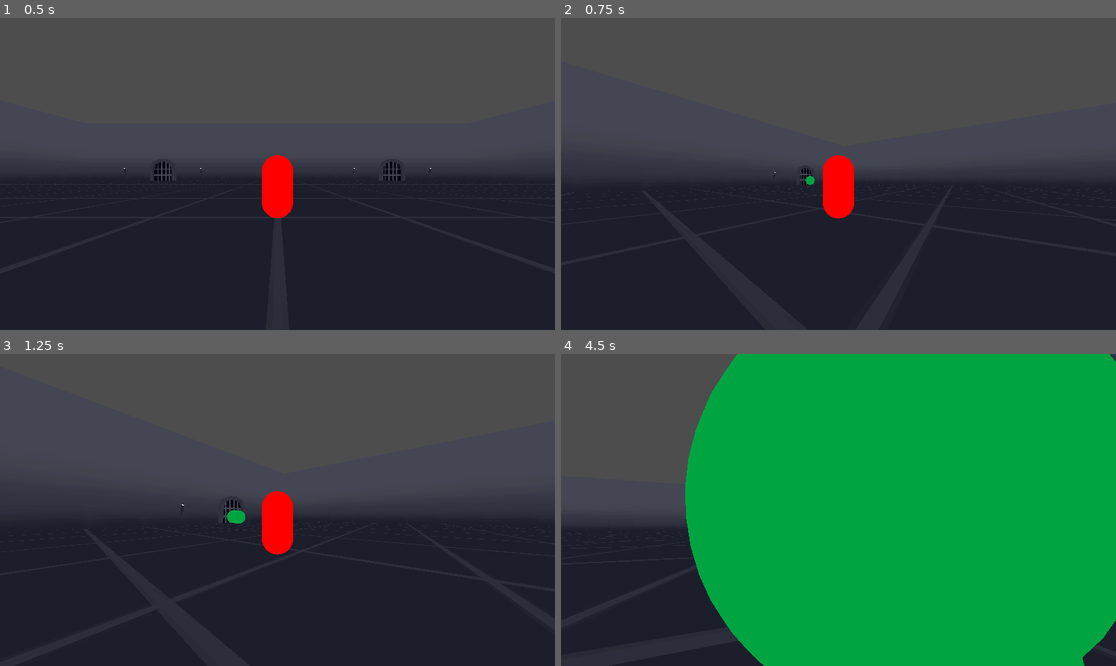
Above: before the commit, frames 1-4 (two rows, left to right).
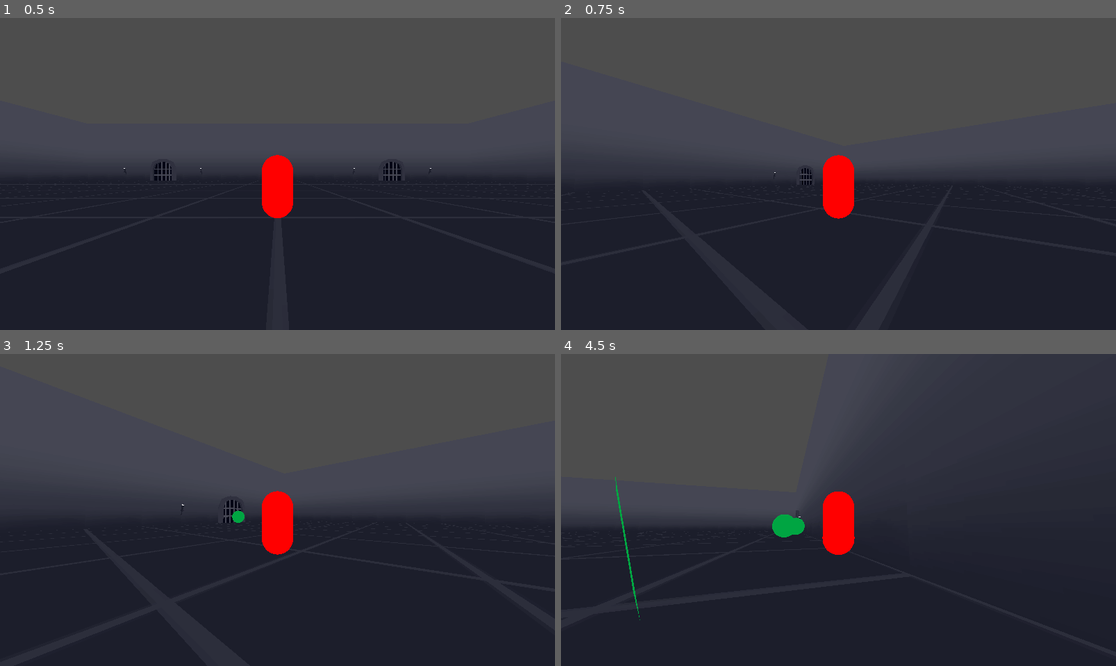
Above: after the commit, the same moments.

Repository: Weemo001/WizWaves
Game: Godot game, scene res://Scenes/World/world.tscn
The game is run twice, just before and just after one commit, with the same random seed, the same clock (stepped at 60 frames per second) and the same inputs.
Inputs (mouse positions are in pixels of both pictures, inside the frame that each line leads up to):
- Up to frame 1 (0.5 s): no input
- Up to frame 2 (0.75 s): tap Enter at 0.5 s; move the mouse to (866, 174) at 0.52 s; hold W (forward) from 0.53 s (still down); hold 1 (dev1, bound only after the commit) from 0.53 s (still down)
- Up to frame 3 (1.25 s): keep holding W (forward); keep holding 1 (dev1, bound only after the commit)
- Up to frame 4 (4.5 s): keep holding W (forward); move the mouse to (810, 510) at 1.27 s; release 1 (dev1, bound only after the commit) at 1.28 s; tap 1 (dev1, bound only after the commit) at 1.35, 2.85, 4.35 s; move the mouse to (849, 503) at 2.02 s; hold 1 (dev1, bound only after the commit) 2.03-2.78 s; move the mouse to (832, 516) at 2.77 s; move the mouse to (877, 513) at 3.52 s; hold 1 (dev1, bound only after the commit) 3.53-4.28 s; tap Space at 4.25 s; move the mouse to (794, 506) at 4.27 s

Frame 1 is identical in both runs. In frame 2, less than 0.1% of the frame differs, in the area x 44-46%, y 50-54%; in frame 3, less than 0.1%; in frame 4, 73%, in the area x 9-100%, y 0-100%.

Commit message:
Tweaked Spawners more & Fixed Slime Collision
- Spawners now can activate on command, will use this later when implementing wave system

- Slimes were not respecting each other's collision, now they are

Diff:
--- a/Scenes/Enemies/Slime.tscn
+++ b/Scenes/Enemies/Slime.tscn
@@ -16,6 +16,7 @@
 
 [node name="Slime" type="CharacterBody3D"]
 collision_layer = 2
+collision_mask = 3
 script = ExtResource("1_h01s2")
 
 [node name="CollisionShape3D" type="CollisionShape3D" parent="."]
--- a/Scenes/World/world.tscn
+++ b/Scenes/World/world.tscn
@@ -61,32 +61,32 @@
 }
 metadata/_editor_floor_ = Vector3(0, 0, 0)
 
-[node name="Player2" type="Node" parent="."]
+[node name="Player" type="Node" parent="."]
 
-[node name="Player" parent="Player2" instance=ExtResource("4_aww4n")]
+[node name="Player" parent="Player" instance=ExtResource("4_aww4n")]
 
 [node name="Spawners" type="Node" parent="."]
 
-[node name="EnemySpawner" parent="." instance=ExtResource("5_yb11b")]
+[node name="EnemySpawner" parent="Spawners" instance=ExtResource("5_yb11b")]
 transform = Transform3D(1, 0, 0, 0, 1, 0, 0, 0, 1, -12, 0, -13.4)
 enemy_scene = ExtResource("6_tvwl2")
-target = NodePath("../Player2/Player")
+target = NodePath("../../Player/Player")
 spawn_interval = 0.5
 
-[node name="EnemySpawner2" parent="." instance=ExtResource("5_yb11b")]
+[node name="EnemySpawner2" parent="Spawners" instance=ExtResource("5_yb11b")]
 transform = Transform3D(1, 0, 0, 0, 1, 0, 0, 0, 1, 12, 0, -13.4)
 enemy_scene = ExtResource("6_tvwl2")
-target = NodePath("../Player2/Player")
+target = NodePath("../../Player/Player")
 spawn_interval = 0.5
 
-[node name="EnemySpawner3" parent="." instance=ExtResource("5_yb11b")]
+[node name="EnemySpawner3" parent="Spawners" instance=ExtResource("5_yb11b")]
 transform = Transform3D(1, 0, 0, 0, 1, 0, 0, 0, 1, -12, 0, 11.4)
 enemy_scene = ExtResource("6_tvwl2")
-target = NodePath("../Player2/Player")
+target = NodePath("../../Player/Player")
 spawn_interval = 0.5
 
-[node name="EnemySpawner4" parent="." instance=ExtResource("5_yb11b")]
+[node name="EnemySpawner4" parent="Spawners" instance=ExtResource("5_yb11b")]
 transform = Transform3D(1, 0, 0, 0, 1, 0, 0, 0, 1, 12, 0, 11.4)
 enemy_scene = ExtResource("6_tvwl2")
-target = NodePath("../Player2/Player")
+target = NodePath("../../Player/Player")
 spawn_interval = 0.5
--- a/Scripts/Enemy/enemy.gd
+++ b/Scripts/Enemy/enemy.gd
@@ -9,29 +9,33 @@
 var is_in_range: bool = false
 
 func _ready() -> void:
+	# Set the wait time of the damage timer to the tick time variable
 	$DamageTimer.wait_time = damage_tick
 
 func _physics_process(_delta: float) -> void:
-	# Check if target is assigned
+	# Move towards player and try to attack
+	move_towards_player()
+	try_attack()
+
+func move_towards_player():
+	# If target variable is assigned, set the direction to the face it and move towards it
 	if target:
-		# Move towards target
 		var direction = (get_node(target).global_position - global_position).normalized()
 		velocity = direction * speed
 		move_and_slide()
 
-	# Check if in range, can attack, and player isn't dead, then call the damage function on the player to deal damage
+func try_attack():
+	# Try to attack the player if they are in range and attack is off cooldown and target is not dead, then start attack cooldown
 	if is_in_range && can_attack && get_node(target).health > 0:
 		get_node(target).take_damage(damage)
-		attack_cooldown()
-
-# Cooldown for the attack so that the enemy isn't constantly attacking while colliding
-func attack_cooldown():
-	can_attack = false
-	$DamageTimer.start()
+		can_attack = false
+		$DamageTimer.start()
 
 func _on_damage_timer_timeout():
+	# Make the enemy able to attack when the attack cooldown timer ends
 	can_attack = true
 
+# Area3D collision detection functions: enter/exit
 func _on_area_3d_body_entered(body: Node3D) -> void:
 	if body.name == "Player":
 		is_in_range = true
--- a/Scripts/Player/player.gd
+++ b/Scripts/Player/player.gd
@@ -35,10 +35,11 @@
 	move_and_slide()
 
 func take_damage(amount: float):
-	print("Player took " + str(amount) + " damage!")
+	# Reduce health by amount, if health is 0, kill player
+	print("Player took " + str(amount) + " damage!") # DEBUG
 	health -= amount
 	if health <= 0:
 		die()
 
 func die():
-	print("Player has died!")
+	print("Player has died!") # DEBUG
--- a/Scripts/World/enemy_spawner.gd
+++ b/Scripts/World/enemy_spawner.gd
@@ -5,17 +5,31 @@
 @export var spawn_interval: float = 1.0
 @export var max_enemies: int = 10
 
-var active_enemies: Array = []
+var active_enemy_count = 0
 
 func _ready():
+	# On load, set timer wait time to spawn interval
 	$SpawnTimer.wait_time = spawn_interval
-	$SpawnTimer.start()
+
+func _input(event):
+	# DEV TOOL - If dev key is pressed, start the spawner
+	if event.is_action_pressed("dev1"):
+		print("Spawner Active!") # DEBUG
+		$SpawnTimer.start()
+
+func _on_spawn_timer_timeout() -> void:
+	# When timer timeouts, if max enemy limit has been reached, stop the timer, clear the enemy counter
+	if active_enemy_count == max_enemies:
+		$SpawnTimer.stop()
+		active_enemy_count = 0
+		print("Spawner Deactivated.") # DEBUG
+		return
+	# Otherwise increment enemy counter and spawn an enemy
+	else:
+		active_enemy_count += 1
+		spawn_enemy()
 
 func spawn_enemy():
-	# Check if max enemy limit has been reached
-	if active_enemies.size() >= max_enemies:
-		return
-
 	# Instance a new enemy
 	var enemy = enemy_scene.instantiate()
 
@@ -34,16 +48,6 @@
 	var spawn_position = $SpawnArea.global_position + random_offset
 	enemy.transform.origin = spawn_position
 
-	# Add enemy to scene, set target, and track it in list
+	# Add enemy to scene, set target
 	enemy.target = target
 	get_parent().add_child(enemy)
-	active_enemies.append(enemy)
-
-	# Remove enemy from list when deleted
-	enemy.connect("tree_exited", on_enemy_removed)
-
-func on_enemy_removed(enemy):
-	active_enemies.erase(enemy)
-
-func _on_spawn_timer_timeout() -> void:
-	spawn_enemy()
--- a/project.godot
+++ b/project.godot
@@ -47,6 +47,31 @@
 "events": [Object(InputEventKey,"resource_local_to_scene":false,"resource_name":"","device":0,"window_id":0,"alt_presse …(194 unchanged characters)…
 ]
 }
+dev1={
+"deadzone": 0.5,
+"events": [Object(InputEventKey,"resource_local_to_scene":false,"resource_name":"","device":-1,"window_id":0,"alt_pressed":false,"shift_pressed":false,"ctrl_pressed":false,"meta_pressed":false,"pressed":false,"keycode":0,"physical_keycode":49,"key_label":0,"unicode":49,"location":0,"echo":false,"script":null)
+]
+}
+dev2={
+"deadzone": 0.5,
+"events": [Object(InputEventKey,"resource_local_to_scene":false,"resource_name":"","device":-1,"window_id":0,"alt_pressed":false,"shift_pressed":false,"ctrl_pressed":false,"meta_pressed":false,"pressed":false,"keycode":0,"physical_keycode":50,"key_label":0,"unicode":50,"location":0,"echo":false,"script":null)
+]
+}
+dev3={
+"deadzone": 0.5,
+"events": [Object(InputEventKey,"resource_local_to_scene":false,"resource_name":"","device":-1,"window_id":0,"alt_pressed":false,"shift_pressed":false,"ctrl_pressed":false,"meta_pressed":false,"pressed":false,"keycode":0,"physical_keycode":51,"key_label":0,"unicode":51,"location":0,"echo":false,"script":null)
+]
+}
+dev4={
+"deadzone": 0.5,
+"events": [Object(InputEventKey,"resource_local_to_scene":false,"resource_name":"","device":-1,"window_id":0,"alt_pressed":false,"shift_pressed":false,"ctrl_pressed":false,"meta_pressed":false,"pressed":false,"keycode":0,"physical_keycode":52,"key_label":0,"unicode":52,"location":0,"echo":false,"script":null)
+]
+}
+dev5={
+"deadzone": 0.5,
+"events": [Object(InputEventKey,"resource_local_to_scene":false,"resource_name":"","device":-1,"window_id":0,"alt_pressed":false,"shift_pressed":false,"ctrl_pressed":false,"meta_pressed":false,"pressed":false,"keycode":0,"physical_keycode":53,"key_label":0,"unicode":53,"location":0,"echo":false,"script":null)
+]
+}
 
 [layer_names]
 
Not shown: 12 places in MeshLib/meshlib_dungeontileset.tres that only renumber resources
